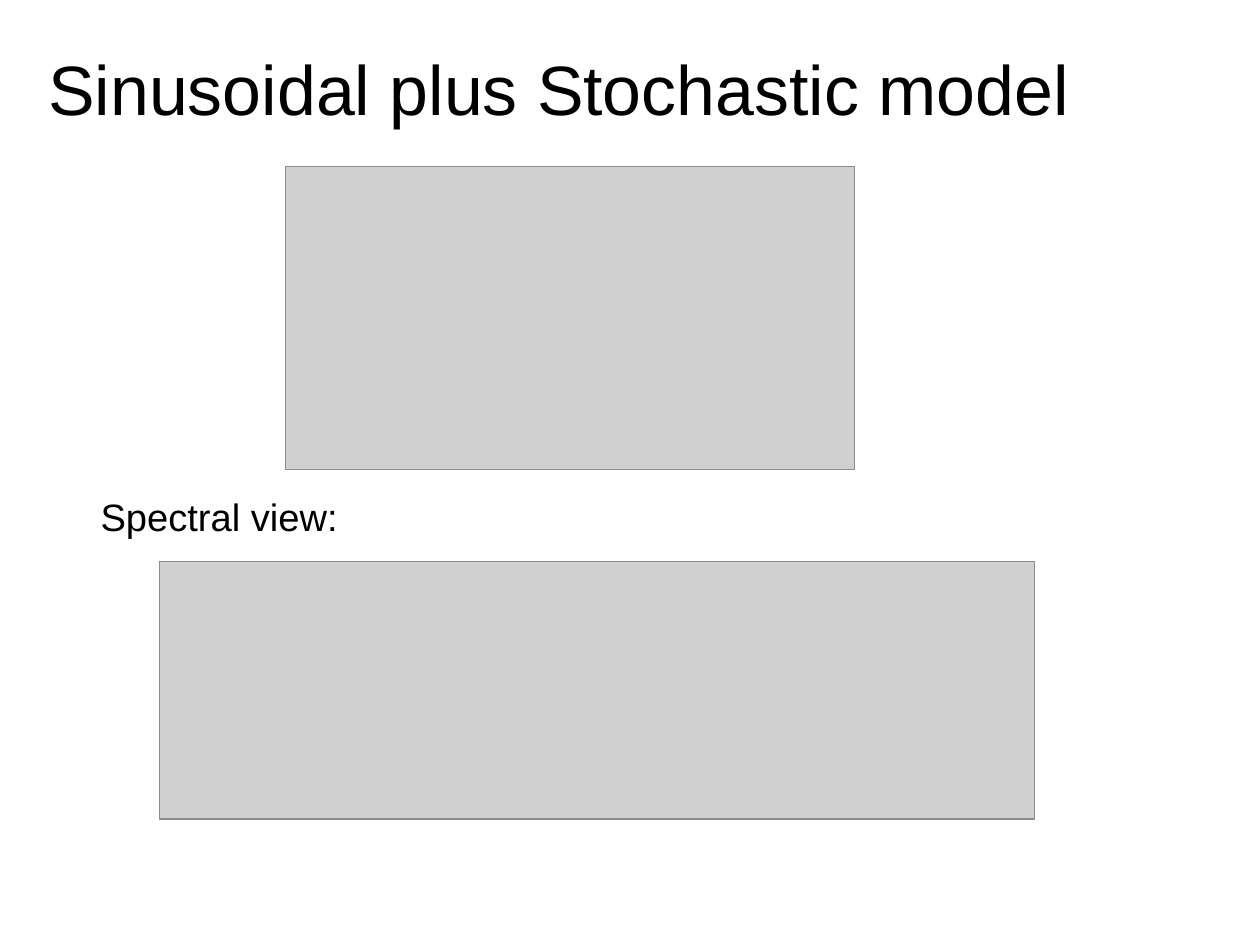
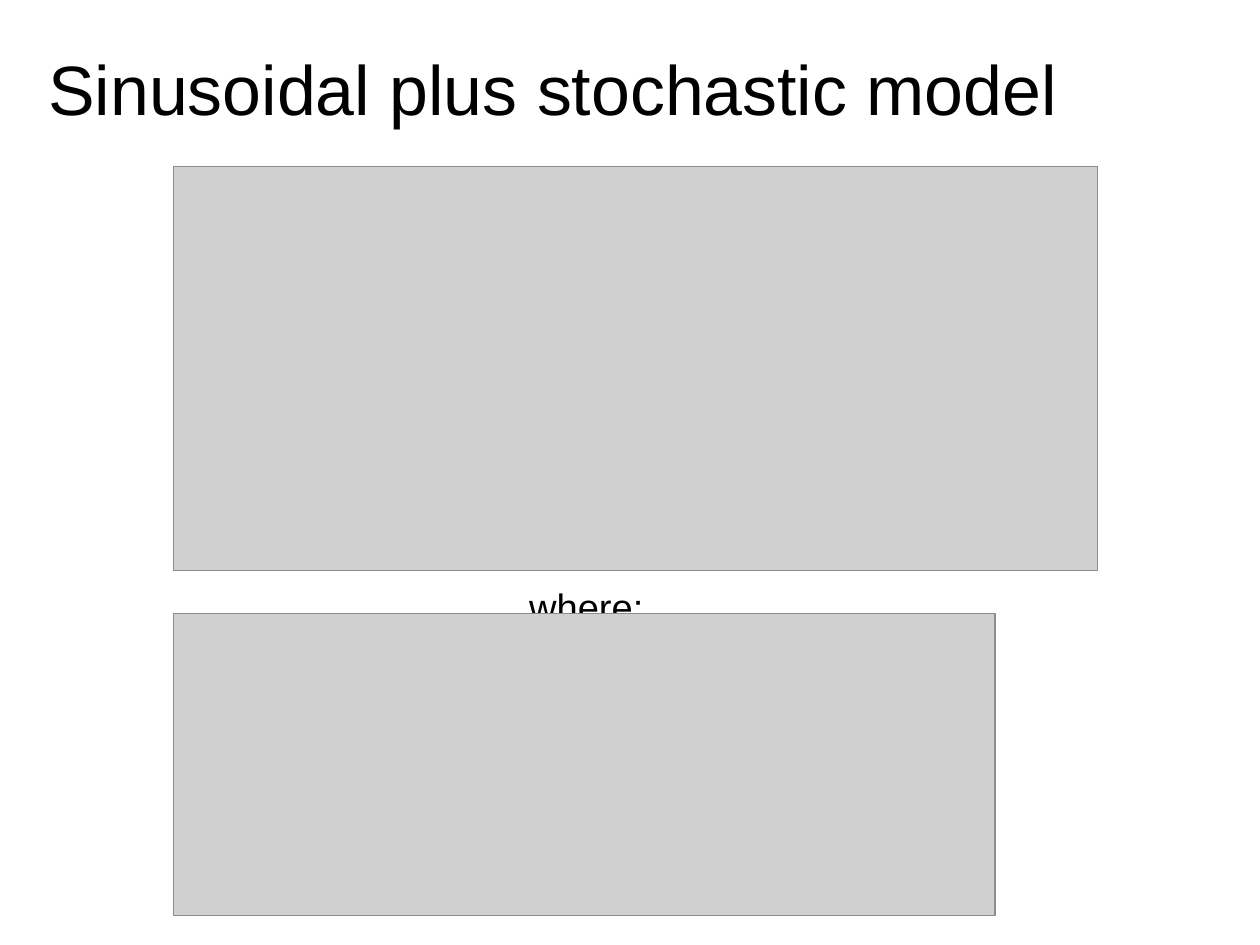
Before and after one commit to MTG/sms-tools, a slide deck: slide 6 of lectures/7-Sinusoidal-plus-residual-model/Sinusoidal-plus-residual-model.odp (slide 7 before the commit). Drawn at 1260x945 pixels with LibreOffice and Linux fonts; fonts in the diff are those of the drawing; grey boxes stand for pictures. Boxes give left, top, right and bottom in pixels: in the first picture for what was removed or moved away, otherwise in the second. Text is boxed around its words. In the diff, an @@ line names an element or a change of style, - is before the commit and + after.

```diff
--- a/lectures/7-Sinusoidal-plus-residual-model/Sinusoidal-plus-residual-model.odp
+++ b/lectures/7-Sinusoidal-plus-residual-model/Sinusoidal-plus-residual-model.odp
@@ title at <box>48,64,1057,128</box>: text changed @@
-Sinusoidal plus Stochastic model
+Sinusoidal plus stochastic model
@@ picture: place and size @@
-picture at <box>286,167,855,470</box>
+picture at <box>174,167,1099,571</box>
@@ text removed at <box>101,503,338,539</box> @@
-Spectral view:
@@ text added at <box>529,591,643,614</box>, 24 pt, text #000000 @@
+where:
@@ picture: place and size @@
-picture at <box>160,561,1036,819</box>
+picture at <box>174,614,996,916</box>
```
Also in this commit, not shown: 3 other slides changed, 1 slide added, 1 slide removed, 22 other files.
